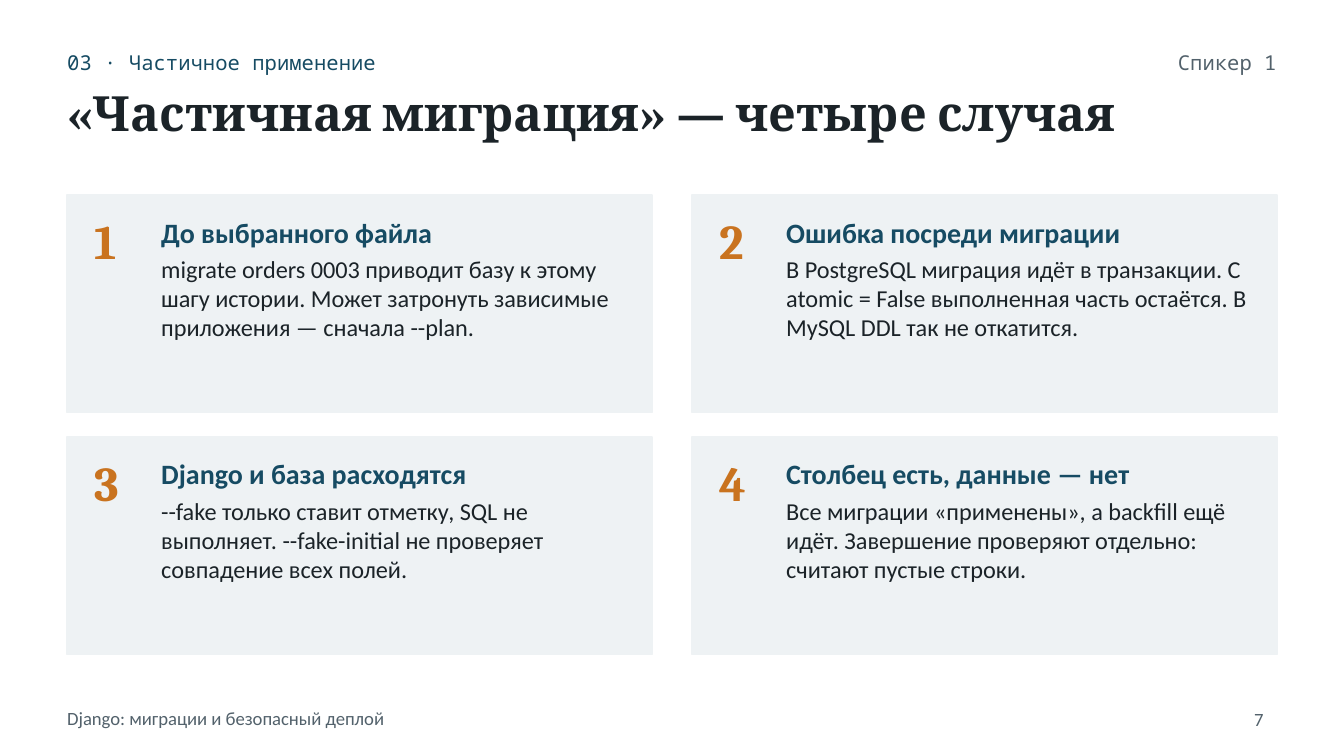
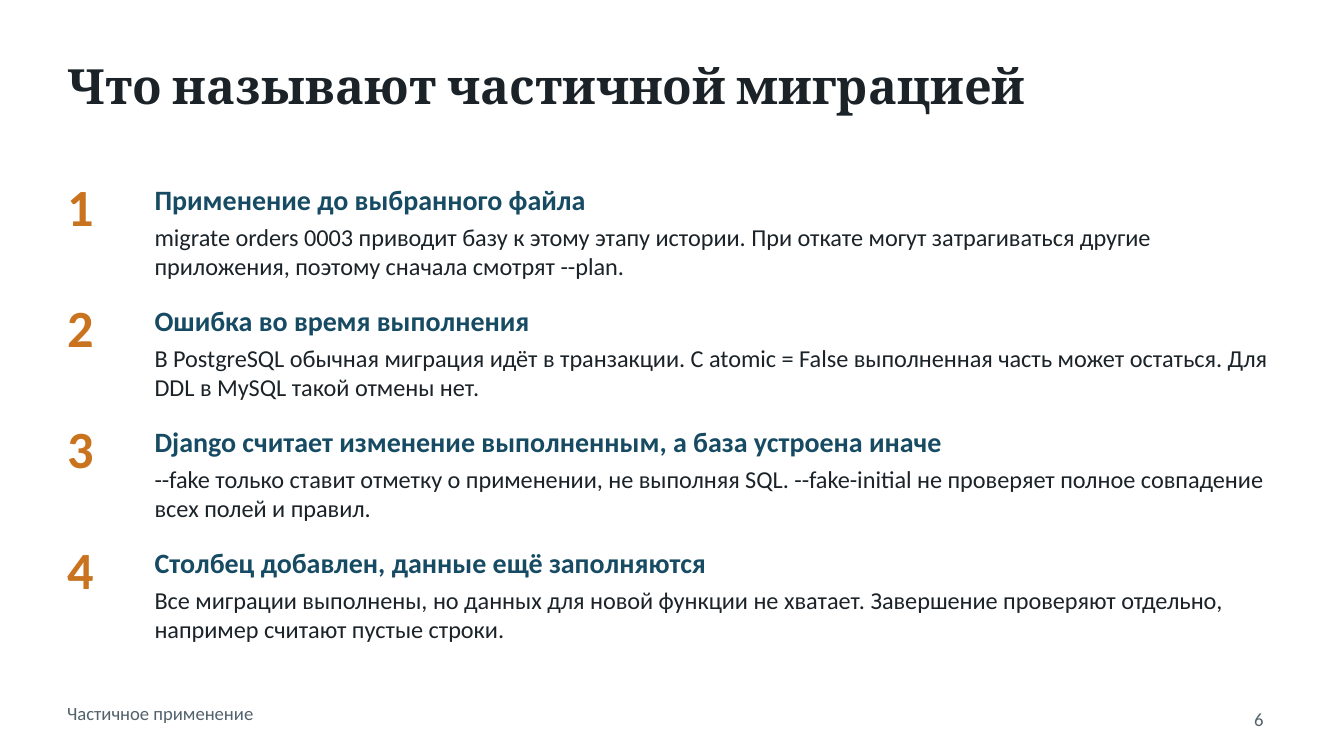
Before and after one commit to Aalerti/django-migrations-report, a slide deck: slide 6 of django_migrations_presentation.pptx (slide 7 before the commit). Drawn at 1344x756 pixels with LibreOffice and Linux fonts; fonts in the diff are those of the drawing. Boxes give left, top, right and bottom in pixels: in the first picture for what was removed or moved away, otherwise in the second. Text is boxed around its words. In the diff, an @@ line names an element or a change of style, - is before the commit and + after.

```diff
--- a/django_migrations_presentation.pptx
+++ b/django_migrations_presentation.pptx
@@ text removed at (x1=67, y1=55, x2=375, y2=75) @@
-03 · Частичное применение
@@ text removed at (x1=1178, y1=55, x2=1276, y2=75) @@
-Спикер 1
@@ title added at (x1=67, y1=67, x2=1026, y2=116), 26 pt, text #1B2328, bold @@
+Что называют частичной миграцией
@@ title removed at (x1=93, y1=96, x2=1115, y2=143) @@
-«Частичная миграция» — четыре случая
@@ text "1" moved from (x1=94, y1=226, x2=116, y2=259) to (x1=67, y1=192, x2=93, y2=226) @@
@@ rectangle removed at (x1=67, y1=195, x2=652, y2=413) @@
@@ text at (x1=155, y1=190, x2=1151, y2=279): text changed @@
-До выбранного файла
-migrate orders 0003 приводит базу к этому шагу истории. Может затронуть зависимые приложения — сначала --plan.
+Применение до выбранного файла
+migrate orders 0003 приводит базу к этому этапу истории. При откате могут затрагиваться другие приложения, поэтому сначала смотрят --plan.
@@ rectangle removed at (x1=692, y1=195, x2=1277, y2=413) @@
@@ text "2" moved from (x1=719, y1=226, x2=744, y2=259) to (x1=67, y1=312, x2=93, y2=347) @@
@@ text at (x1=155, y1=311, x2=1267, y2=400): text changed @@
-Ошибка посреди миграции
-В PostgreSQL миграция идёт в транзакции. С atomic = False выполненная часть остаётся. В MySQL DDL так не откатится.
+Ошибка во время выполнения
+В PostgreSQL обычная миграция идёт в транзакции. С atomic = False выполненная часть может остаться. Для DDL в MySQL такой отмены нет.
@@ text "3" moved from (x1=94, y1=468, x2=119, y2=502) to (x1=67, y1=433, x2=93, y2=469) @@
@@ rectangle removed at (x1=67, y1=437, x2=652, y2=655) @@
@@ text at (x1=155, y1=432, x2=1263, y2=521): text changed @@
-Django и база расходятся
---fake только ставит отметку, SQL не выполняет. --fake-initial не проверяет совпадение всех полей.
+Django считает изменение выполненным, а база устроена иначе
+--fake только ставит отметку о применении, не выполняя SQL. --fake-initial не проверяет полное совпадение всех полей и правил.
@@ rectangle removed at (x1=692, y1=437, x2=1277, y2=655) @@
@@ size 26 to 28 pt, font Cambria to Calibri in 4 elements at (x1=67, y1=433, x2=93, y2=469), (x1=67, y1=192, x2=93, y2=226), (x1=67, y1=312, x2=93, y2=347), (x1=67, y1=555, x2=93, y2=589) @@
@@ text "4" moved from (x1=719, y1=468, x2=746, y2=501) to (x1=67, y1=555, x2=93, y2=589) @@
@@ text at (x1=155, y1=553, x2=1222, y2=642): text changed @@
-Столбец есть, данные — нет
-Все миграции «применены», а backfill ещё идёт. Завершение проверяют отдельно: считают пустые строки.
+Столбец добавлен, данные ещё заполняются
+Все миграции выполнены, но данных для новой функции не хватает. Завершение проверяют отдельно, например считают пустые строки.
@@ text removed at (x1=67, y1=712, x2=385, y2=728) @@
-Django: миграции и безопасный деплой
@@ text added at (x1=67, y1=708, x2=253, y2=723), 10 pt, text #52616B @@
+Частичное применение
@@ page number at (x1=1254, y1=713, x2=1263, y2=726): text changed @@
-7
+6
```
Also in this commit, not shown: 17 other slides changed, 2 slides added, 3 slides removed, 1 other file.
